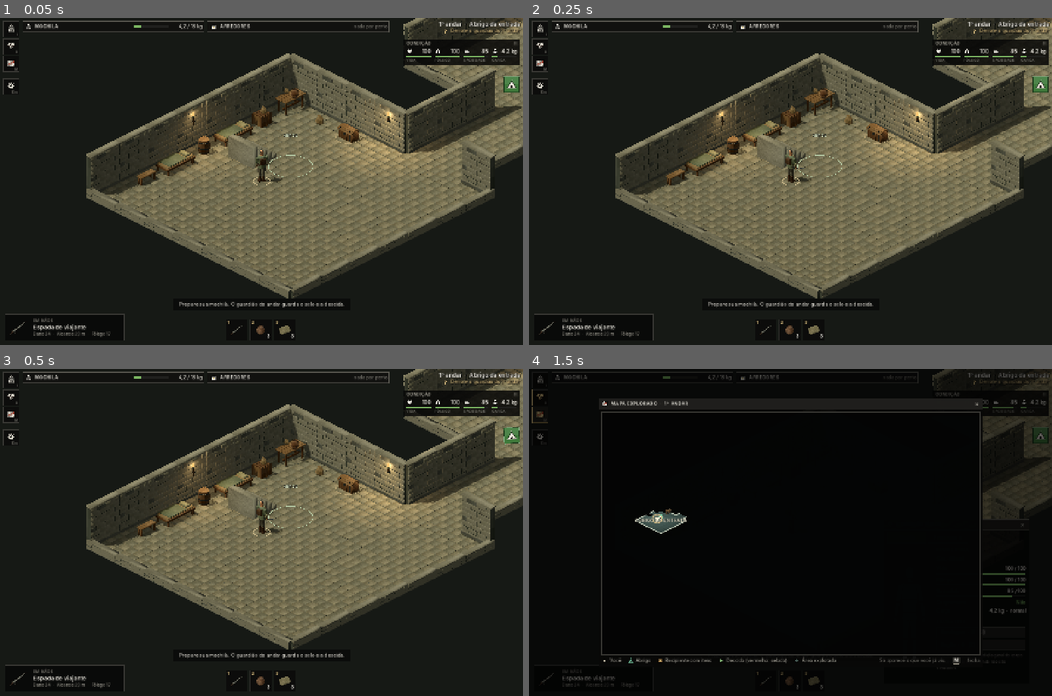
Above: before the commit, frames 1-4 (two rows, left to right).
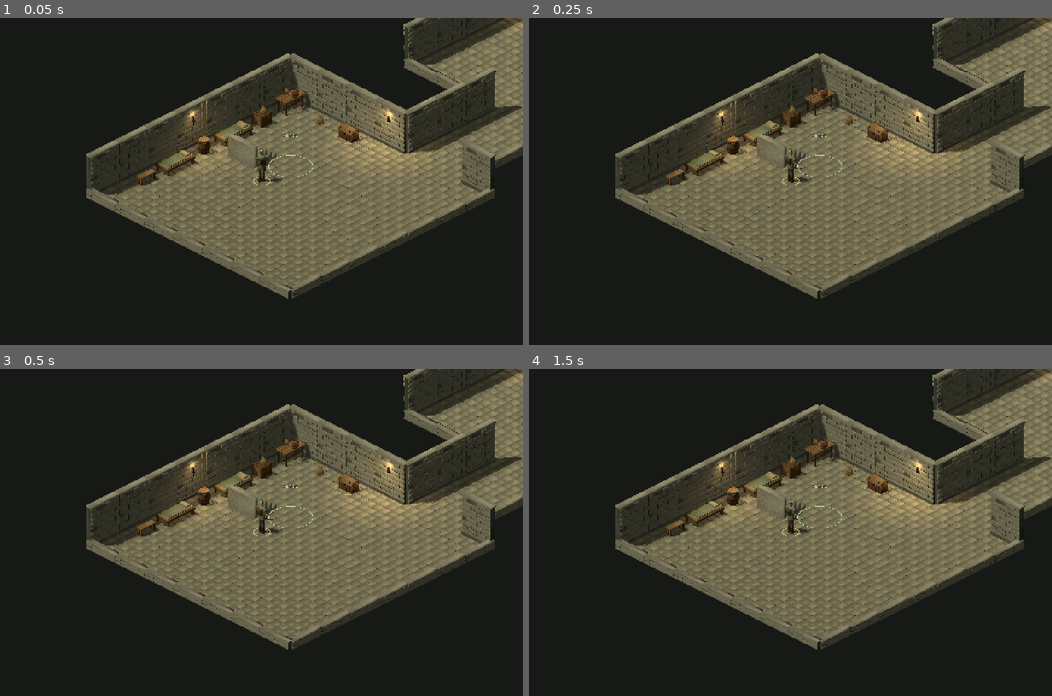
Above: after the commit, the same moments.

Repository: Louzada-git/Dungeon-Crawler
Game: Godot game, scene res://scenes/main.tscn
Two runs of this game, one before a commit and one after it. Both use one fixed random seed, a clock stepped at 60 frames per second and the inputs below.
Inputs (mouse positions are in pixels of both pictures, inside the frame that each line leads up to):
- Up to frame 1 (0.05 s): no input
- Up to frame 2 (0.25 s): no input
- Up to frame 3 (0.5 s): no input
- Up to frame 4 (1.5 s): click (539, 398) at 0.5 s, where only the run before the commit has a clickable "H"; click (539, 414) at 1.25 s, where only the run before the commit has a clickable "M"

The runs differ from the first frame. In frame 1, 3.6% of the frame differs, in the area x 0-100%, y 0-99%; in frame 2, 3.6%; in frame 3, 3.6%; in frame 4, 43%, in the area x 0-100%, y 0-98%.
Error before the commit: Invalid access to property or key 'on_level_up' on a base object of type 'CanvasLayer (ui.gd)'. (res://scripts/main.gd:107)
Error after the commit: Parse Error: Cannot find member "sheet" in base "UiItemTooltip". (res://scripts/ui.gd:80)

Commit message:
Update ui.gd: Attributes and proficiencies
Co-Authored-By: Claude Opus 5.5 <noreply@anthropic.com>
Claude-Session: https://claude.ai/code/session_01NMwQGYBMXjaSnnXhf7ZGJo

Diff:
--- a/jogo/scripts/ui.gd
+++ b/jogo/scripts/ui.gd
@@ -47,6 +47,10 @@
 var toast_label: Label
 var paused_badge: PanelContainer
 var boss_bar: UiBossBar
+var prof_window: UiProficiencyWindow
+var creation_panel: UiCreationPanel
+var level_banner: UiLevelBanner
+var hands_caption: Label
 var end_buttons: HBoxContainer
 var health_panel: UiHealthWindow
 var map_panel: UiWindow
@@ -73,6 +77,7 @@
 	root.mouse_filter = Control.MOUSE_FILTER_IGNORE
 	root.theme = UiStyle.build_theme()
 	UiItemTooltip.inventory = game.inventory
+	UiItemTooltip.sheet = game.sheet
 	add_child(root)
 	_build_effects()
 	_build_hud()
@@ -117,6 +122,7 @@
 	hud.add_child(sidebar)
 	sidebar.add_tool("inventory", "bag", "Mochila", "I", toggle_inventory)
 	sidebar.add_tool("health", "pulse", "Condição física", "H", toggle_health)
+	sidebar.add_tool("skills", "book", "Proficiências", "P", toggle_proficiencies)
 	sidebar.add_tool("map", "map", "Mapa explorado", "M", toggle_map)
 	sidebar.add_gap(10)
 	sidebar.add_tool("pause", "gear", "Pausa e controles", "Esc", toggle_pause)
@@ -158,6 +164,11 @@
 	health_panel = UiHealthWindow.new(game, self)
 	health_panel.hide()
 	hud.add_child(health_panel)
+	prof_window = UiProficiencyWindow.new(game, self)
+	prof_window.hide()
+	hud.add_child(prof_window)
+	level_banner = UiLevelBanner.new()
+	hud.add_child(level_banner)
 	mini_map = DungeonMapView.new()
 	mini_map.game = game
 	mini_map.hide()
@@ -198,7 +209,8 @@
 	col.size_flags_vertical = Control.SIZE_SHRINK_CENTER
 	col.mouse_filter = Control.MOUSE_FILTER_IGNORE
 	row.add_child(col)
-	col.add_child(UiStyle.caps("Em mãos", 10, UiStyle.DIM))
+	hands_caption = UiStyle.caps("Em mãos", 10, UiStyle.DIM)
+	col.add_child(hands_caption)
 	hands_name = UiStyle.label("", 16, UiStyle.TEXT, "semibold")
 	col.add_child(hands_name)
 	hands_stats = UiStyle.label("", 12, UiStyle.MUTED)
@@ -265,6 +277,9 @@
 	_build_map()
 	_build_pause()
 	_build_ending()
+	creation_panel = UiCreationPanel.new()
+	_centered(creation_panel)
+	creation_panel.confirmed.connect(_on_creation_confirmed)
 
 func _centered(window: UiWindow) -> void:
 	window.position = (Vector2(1440, 900) - window.custom_minimum_size) * 0.5
@@ -420,6 +435,9 @@
 		health_panel.refresh()
 	sidebar.set_active("inventory", inventory.is_open)
 	sidebar.set_active("health", health_panel.visible)
+	sidebar.set_active("skills", prof_window.visible)
+	if prof_window.visible:
+		prof_window.refresh()
 	sidebar.set_active("map", map_panel.visible)
 	sidebar.set_active("pause", pause_panel.visible)
 	_update_hands()
@@ -438,11 +456,14 @@
 func _update_hands() -> void:
 	var id: String = game.inventory.equipped
 	var ammo_key: String = str(Items.info(id).get("ammo", ""))
-	var key: String = id + ("|%d" % game.inventory.count(ammo_key) if ammo_key != "" else "")
+	var path: Array = CharacterSheet.path_of(id)
+	var mastery: int = game.sheet.mastery(path) if game.sheet.enabled and not path.is_empty() else 0
+	hands_caption.text = ("EM MÃOS  ·  DOMÍNIO %d" % mastery) if mastery > 0 else "EM MÃOS"
+	var key: String = id + ("|%d" % game.inventory.count(ammo_key) if ammo_key != "" else "") + "|m%d" % mastery
 	if key == _last_hands:
 		return
 	_last_hands = key
-	var data: Dictionary = Items.info(id)
+	var data: Dictionary = game.sheet.weapon_stats(id) if id != "" else {}
 	hands.item_id = id
 	if id == "":
 		hands_icon.texture = null
@@ -453,10 +474,10 @@
 	hands_fallback.visible = false
 	hands_icon.texture = UiStyle.item_icon(id)
 	hands_name.text = str(data.get("name", id))
-	hands_stats.text = "Dano %d  ·  Alcance %s m  ·  Fôlego %d" % [int(data.get("damage", 0)), UiStyle.fmt(float(data.get("range", 1.5))), int(data.get("cost", 10))]
+	hands_stats.text = "Dano %d  ·  Alcance %s m  ·  Fôlego %d" % [roundi(float(data.get("damage", 0))), UiStyle.fmt(float(data.get("range", 1.5))), roundi(float(data.get("cost", 10)))]
 	var ammo: String = str(data.get("ammo", ""))
 	if ammo != "":
-		hands_stats.text = "Dano %d  ·  Alcance %s m  ·  %ss: %d" % [int(data.get("damage", 0)), UiStyle.fmt(float(data.get("range", 1.5)), 0), str(Items.info(ammo).get("name", ammo)), game.inventory.count(ammo)]
+		hands_stats.text = "Dano %d  ·  Alcance %s m  ·  %ss: %d" % [roundi(float(data.get("damage", 0))), UiStyle.fmt(float(data.get("range", 1.5)), 0), str(Items.info(ammo).get("name", ammo)), game.inventory.count(ammo)]
 
 func _update_prompt() -> void:
 	var raw: String = "" if any_panel() or game.ended else game.interaction_text()
@@ -490,11 +511,15 @@
 # --- panels --------------------------------------------------------------------
 
 func _input(event: InputEvent) -> void:
-	if game == null or game.ended:
+	if game == null or game.ended or game.choosing_character:
 		return
 	if event is InputEventKey and event.pressed and not event.echo:
 		if event.physical_keycode == KEY_H:
 			toggle_health()
+			get_viewport().set_input_as_handled()
+			return
+		if event.physical_keycode == KEY_P:
+			toggle_proficiencies()
 			get_viewport().set_input_as_handled()
 			return
 		if not any_panel() and event.physical_keycode in [KEY_1, KEY_2, KEY_3]:
@@ -557,6 +582,39 @@
 		health_panel.reset_size()
 		health_panel.move_to(health_panel.position)
 	update_hud()
+
+func toggle_proficiencies() -> void:
+	if game.ended or game.choosing_character:
+		return
+	prof_window.visible = not prof_window.visible
+	if prof_window.visible:
+		prof_window.refresh()
+		prof_window.move_to(prof_window.position)
+	update_hud()
+
+## Start of a new run: the attribute points.
+func show_creation() -> void:
+	hide_panels()
+	modal.show()
+	dim.show()
+	creation_panel.reset()
+	creation_panel.show()
+	get_tree().paused = true
+
+func _on_creation_confirmed(values: Dictionary) -> void:
+	creation_panel.hide()
+	modal.hide()
+	get_tree().paused = false
+	game.start_character(values)
+	update_hud()
+
+func on_level_up(branch: String, level: int) -> void:
+	level_banner.push("%s  ·  nível %d" % [ProficiencyTree.display_name(branch), level])
+	if game.sound:
+		game.sound.play_at("loot", game.player.global_position, 0.4)
+
+func on_perk_unlocked(branch: String, perk: Dictionary) -> void:
+	level_banner.push("Desbloqueado: %s" % perk.get("name", ""), "%s  ·  %s" % [ProficiencyTree.display_name(branch), perk.get("text", "")])
 
 func toggle_map() -> void:
 	if game.ended:
